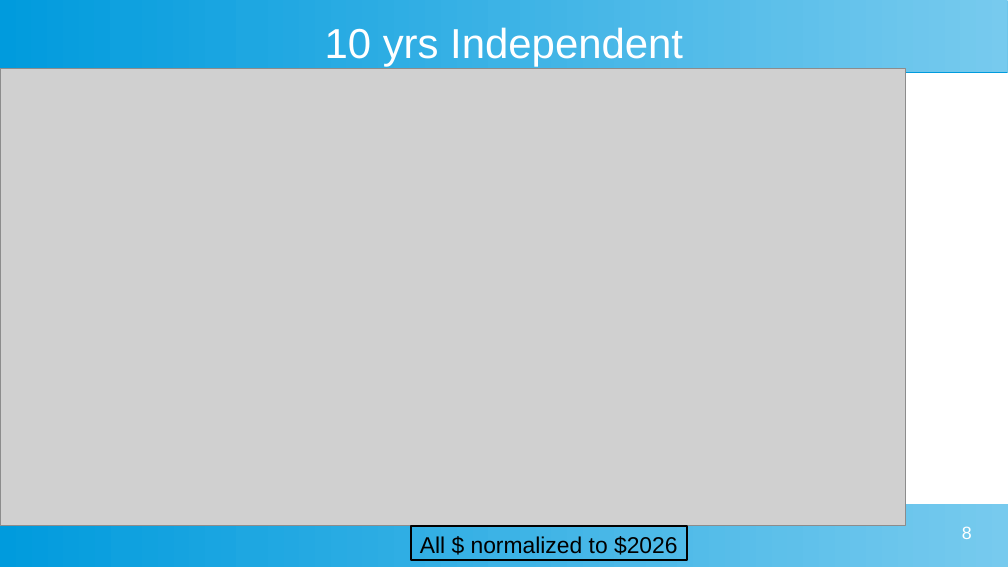
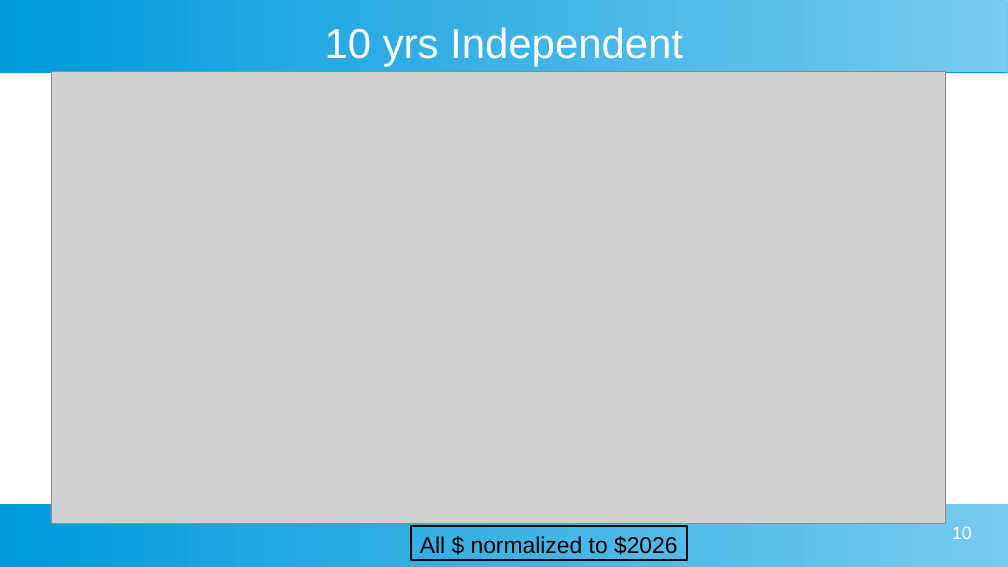
Before and after one commit to davegutz/myLifeSaver, a slide deck: slide 10 of Gutz Evaluation of Taylor Lifecare Advantage.odp (slide 8 before the commit). Drawn at 1008x567 pixels with LibreOffice and Linux fonts; fonts in the diff are those of the drawing; grey boxes stand for pictures. Boxes give left, top, right and bottom in pixels: in the first picture for what was removed or moved away, otherwise in the second. Text is boxed around its words. In the diff, an @@ line names an element or a change of style, - is before the commit and + after.

```diff
--- a/Gutz Evaluation of Taylor Lifecare Advantage.odp
+++ b/Gutz Evaluation of Taylor Lifecare Advantage.odp
@@ picture: place and size @@
-picture at [0,69,906,526]
+picture at [51,72,946,524]
@@ page number at [952,526,972,539]: text changed @@
-8
+10
```
Also in this commit, not shown: 8 other slides changed, 3 slides added, 2 slides removed, 2 other files.
